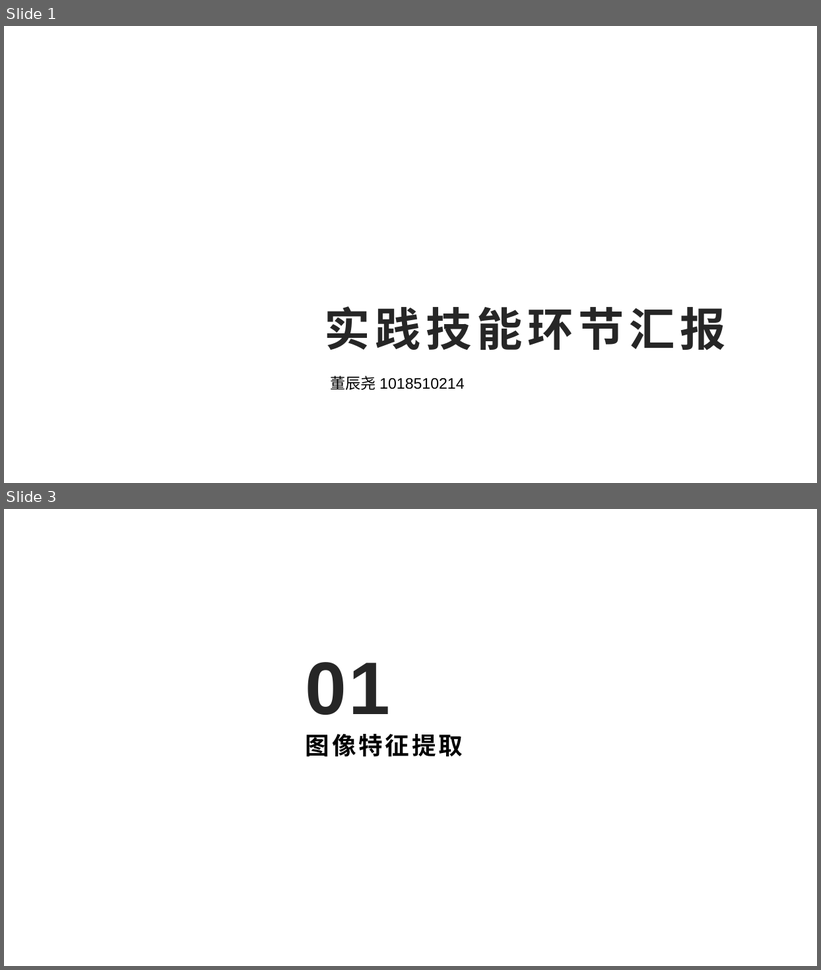
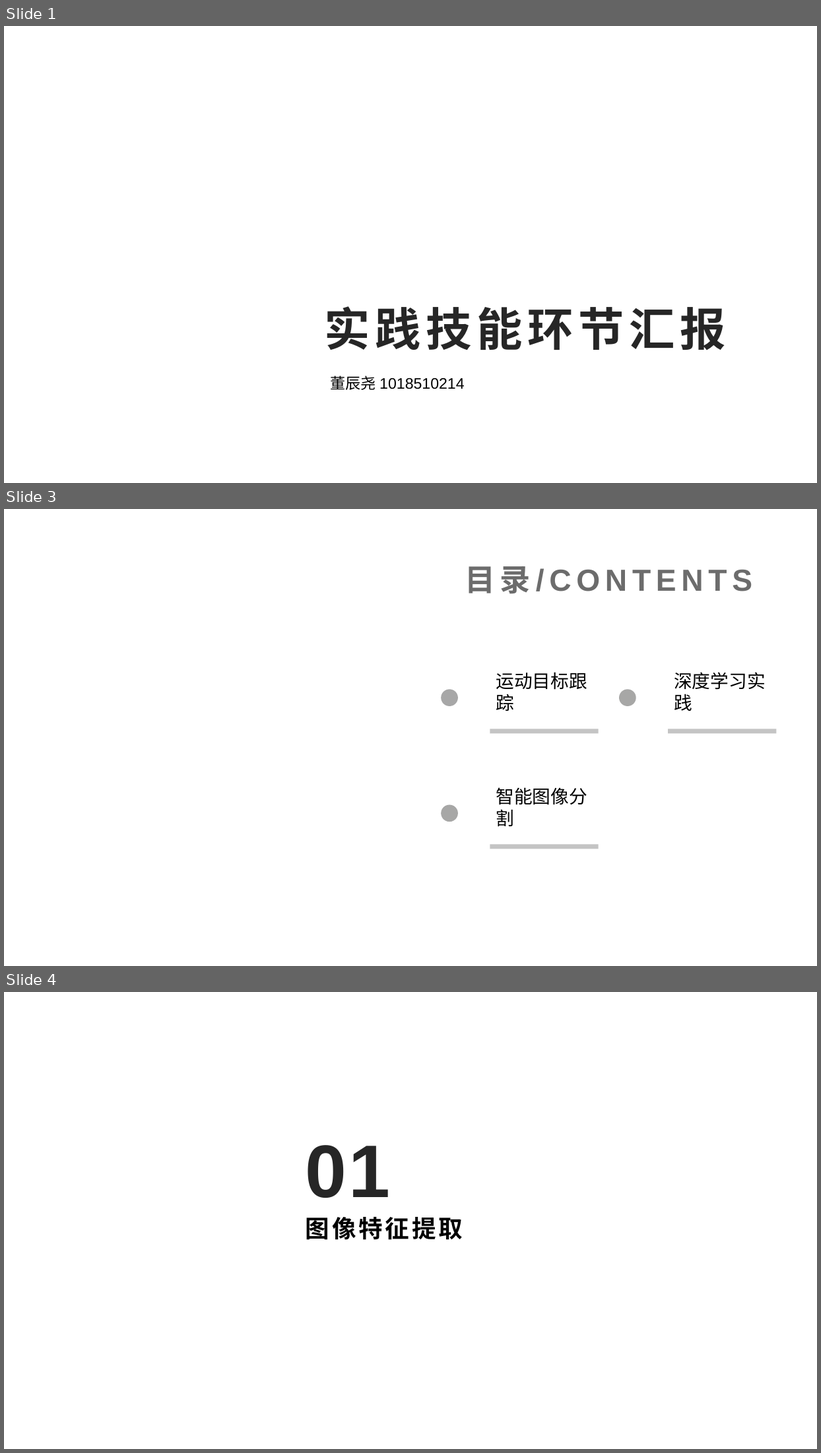
Before and after one commit to Jacky-007/master, a slide deck: 10185102144-董辰尧-09/10185102144-董辰尧-ppt.pptx. Shown one above the other, each under a label of ours: slides 1 and 3 before the commit, slides 1, 3 and 4 after it; the slides between them are not shown. The pictures are 821x970 and 821x1453 pixels, drawn with LibreOffice and Linux fonts; fonts in the diff are those of the drawing; background and template pictures are left out. Boxes give left, top, right and bottom in pixels: in the first picture for what was removed or moved away, otherwise in the second. Text is boxed around its words. In the diff, an @@ line names an element or a change of style, - is before the commit and + after.

```diff
--- a/10185102144-董辰尧-09/10185102144-董辰尧-ppt.pptx
+++ b/10185102144-董辰尧-09/10185102144-董辰尧-ppt.pptx
@@ slide 3 added at bbox=[4, 509, 817, 966], background #FFFFFF @@
@@ text added at bbox=[465, 566, 752, 594], 36 pt, text #6C6C6C, bold @@
+目录/CONTENTS
@@ text added at bbox=[496, 672, 587, 711], 21.6 pt, text #000000 @@
+运动目标跟踪
@@ text added at bbox=[674, 672, 766, 711], 21.6 pt, text #000000 @@
+深度学习实践
@@ ellipse added at bbox=[442, 690, 459, 706], fill #A7A7A7 @@
@@ ellipse added at bbox=[620, 690, 636, 706], fill #A7A7A6 @@
@@ rectangle added at bbox=[490, 729, 599, 734], fill #C4C4C4 @@
@@ rectangle added at bbox=[668, 729, 777, 734], fill #C4C4C4 @@
@@ ellipse added at bbox=[442, 805, 459, 822], fill #A7A7A6 @@
@@ text added at bbox=[496, 788, 587, 827], 21.6 pt, text #000000 @@
+智能图像分割
@@ rectangle added at bbox=[490, 844, 599, 850], fill #C4C4C4 @@
@@ what was slide 3 is now slide 4 @@
```
Also in this commit, not shown: 3 slides changed, 10 other slides added, 2 slides removed.
